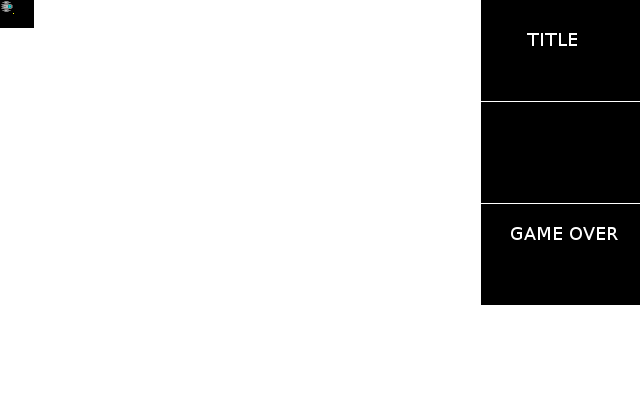
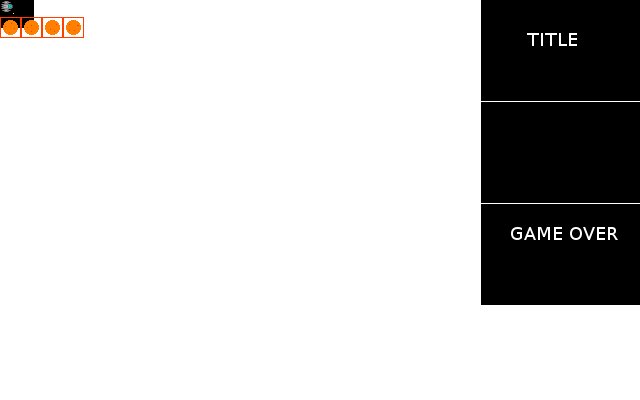
The second 640 × 400 image is a revision of the first. Changes to its layers:
renamed "Hintergrund" to "Stuff", painted on it over bbox(1, 17, 84, 38)
painted on "Grid" over bbox(0, 17, 84, 38)
